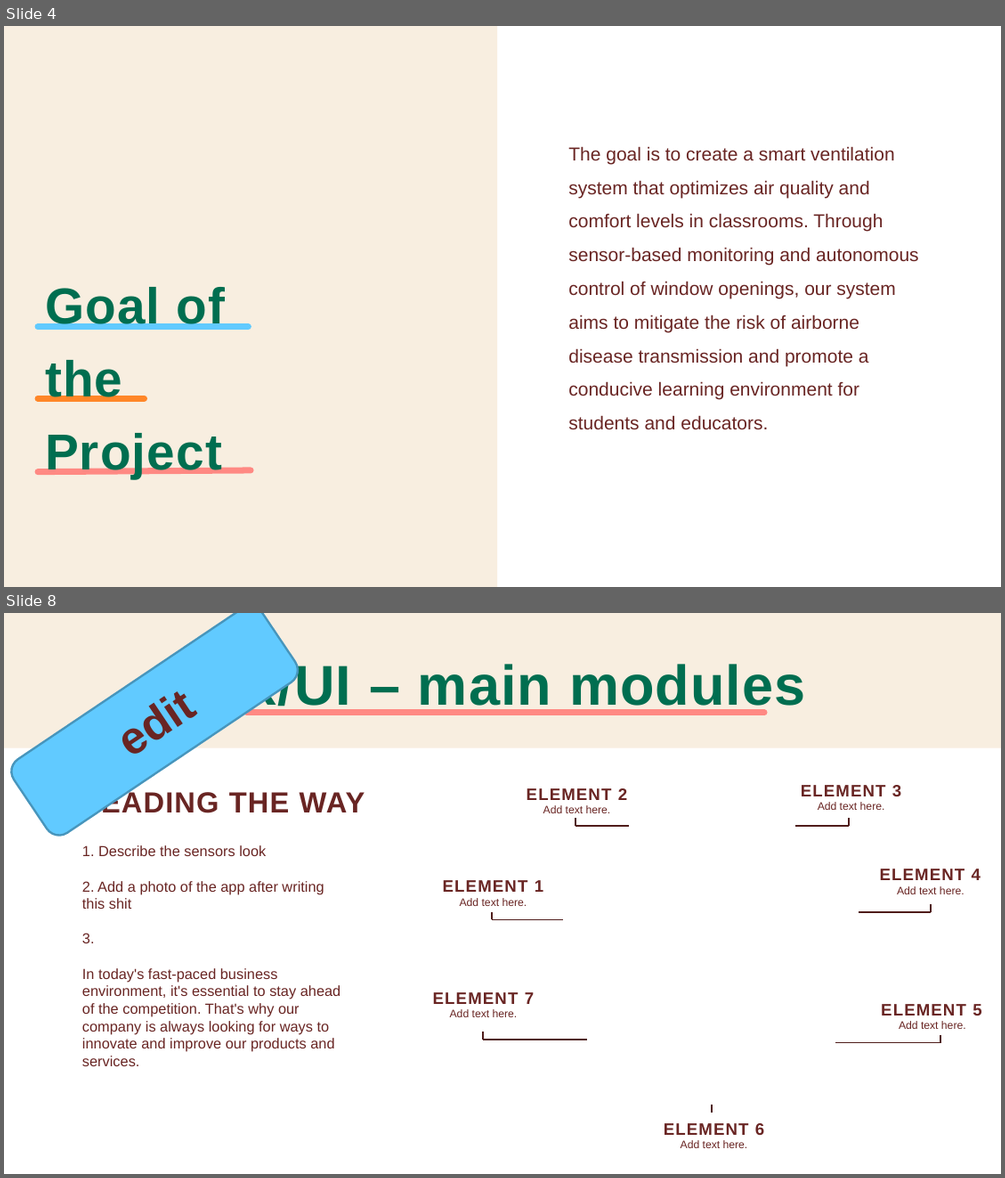
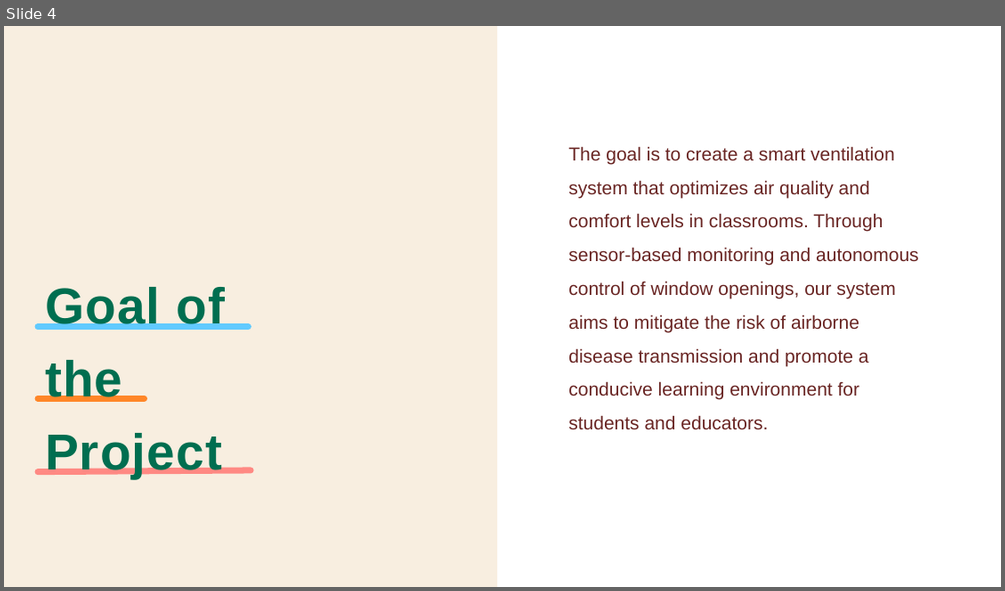
Before and after one commit to hadarasher/IOT_SMART_HOME, a slide deck: PureAir presentation.pptx. Shown one above the other, each under a label of ours: slides 4 and 8 before the commit, slide 4 after it; the slides between them are not shown. The pictures are 1005x1178 and 1005x591 pixels, drawn with LibreOffice and Linux fonts; fonts in the diff are those of the drawing. Boxes give left, top, right and bottom in pixels: in the first picture for what was removed or moved away, otherwise in the second. Text is boxed around its words. In the diff, an @@ line names an element or a change of style, - is before the commit and + after.

```diff
--- a/PureAir presentation.pptx
+++ b/PureAir presentation.pptx
@@ slide 8 removed at (x1=4, y1=613, x2=1001, y2=1174), background #FFFFFF @@
@@ rectangle removed at (x1=4, y1=613, x2=1001, y2=748) @@
@@ rounded rectangle removed at (x1=6, y1=613, x2=303, y2=841) @@
-edit
@@ title removed at (x1=198, y1=661, x2=806, y2=715) @@
-UX/UI – main modules
@@ line removed from (247, 713) to (764, 713) @@
@@ text removed at (x1=82, y1=789, x2=365, y2=818) @@
-LEADING THE WAY
@@ text removed at (x1=526, y1=788, x2=627, y2=800) @@
-ELEMENT 2
@@ text removed at (x1=801, y1=785, x2=901, y2=796) @@
-ELEMENT 3
@@ text removed at (x1=543, y1=805, x2=611, y2=813) @@
-Add text here.
@@ line removed from (575, 826) to (629, 826) @@
@@ line removed from (575, 826) to (575, 818) @@
@@ line removed from (795, 826) to (849, 826) @@
@@ text removed at (x1=817, y1=802, x2=885, y2=810) @@
-Add text here.
@@ line removed from (849, 826) to (849, 818) @@
@@ text removed at (x1=82, y1=845, x2=340, y2=1066) @@
-1. Describe the sensors look
-2. Add a photo of the app after writing this shit
-3.
-In today's fast-paced business environment, it's essential to stay ahead of the competition. That's why our company is always looking for ways to innovate and improve our products and services.
@@ text removed at (x1=880, y1=868, x2=980, y2=880) @@
-ELEMENT 4
@@ text removed at (x1=443, y1=880, x2=543, y2=892) @@
-ELEMENT 1
@@ text removed at (x1=460, y1=898, x2=527, y2=906) @@
-Add text here.
@@ text removed at (x1=897, y1=886, x2=964, y2=894) @@
-Add text here.
@@ line removed from (930, 912) to (930, 904) @@
@@ line removed from (492, 919) to (563, 919) @@
@@ line removed from (493, 919) to (493, 912) @@
@@ line removed from (858, 912) to (930, 912) @@
@@ text removed at (x1=433, y1=992, x2=534, y2=1004) @@
-ELEMENT 7
@@ text removed at (x1=450, y1=1009, x2=518, y2=1017) @@
-Add text here.
@@ text removed at (x1=881, y1=1004, x2=981, y2=1015) @@
-ELEMENT 5
@@ line removed from (483, 1039) to (587, 1039) @@
@@ line removed from (484, 1040) to (484, 1032) @@
@@ text removed at (x1=898, y1=1021, x2=966, y2=1029) @@
-Add text here.
@@ line removed from (940, 1043) to (940, 1035) @@
@@ line removed from (834, 1042) to (939, 1042) @@
@@ line removed from (712, 1112) to (712, 1105) @@
@@ text removed at (x1=663, y1=1123, x2=764, y2=1135) @@
-ELEMENT 6
@@ text removed at (x1=680, y1=1140, x2=748, y2=1148) @@
-Add text here.
```
Also in this commit, not shown: 5 slides changed, 2 slides added, 3 other files.
